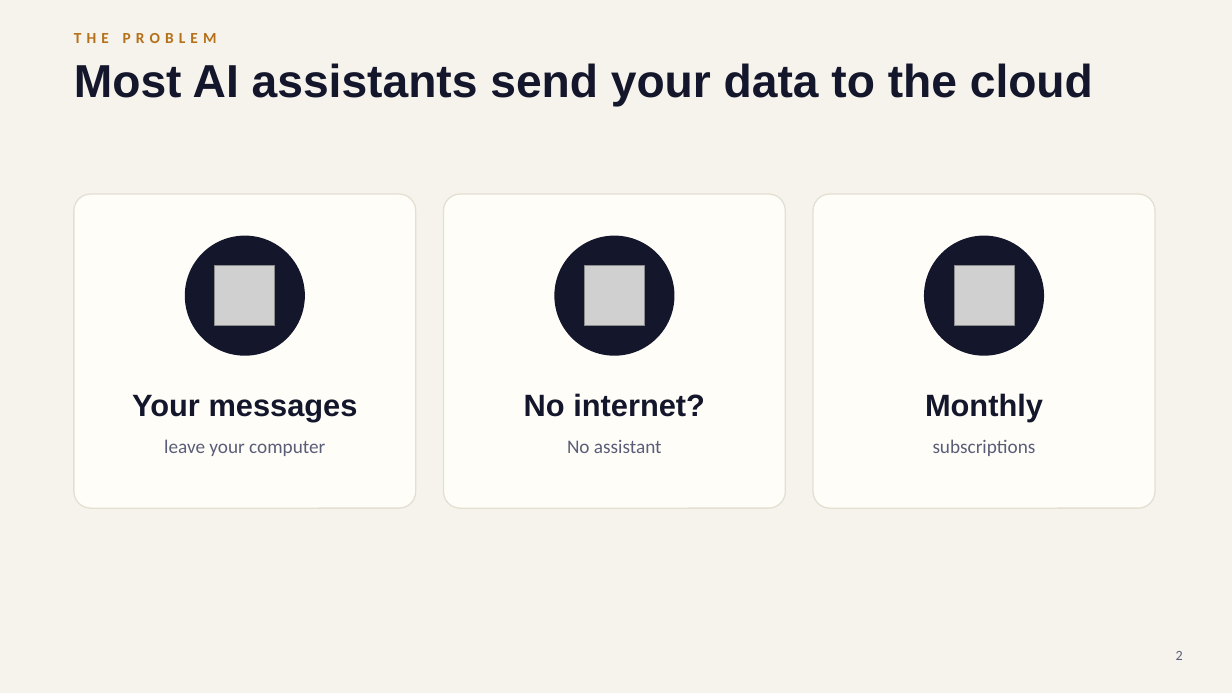
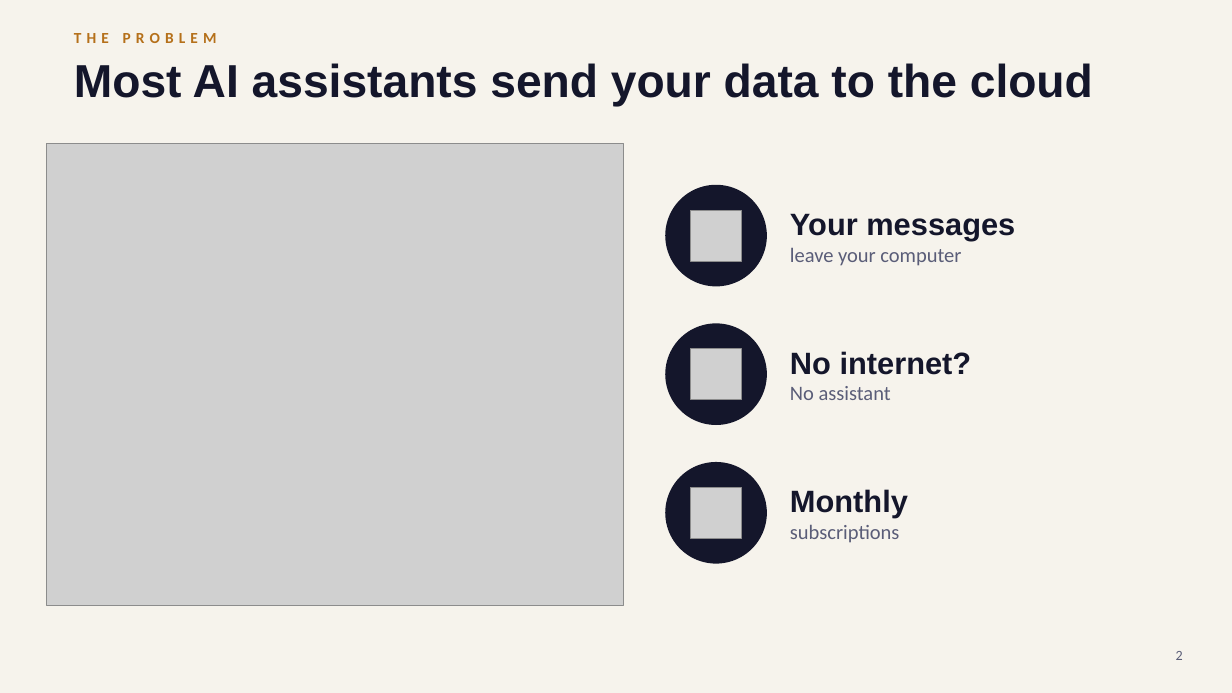
Before and after one commit to surnova2703/lumelle, a slide deck: slide 2 of docs/Lumo_AI_presentation_EN.pptx. Drawn at 1232x693 pixels with LibreOffice and Linux fonts; fonts in the diff are those of the drawing; grey boxes stand for pictures. Boxes give left, top, right and bottom in pixels: in the first picture for what was removed or moved away, otherwise in the second. Text is boxed around its words. In the diff, an @@ line names an element or a change of style, - is before the commit and + after.

Commit message:
Slides mode: presentations as .pptx; illustrations in all decks; minimal-text technical decks

```diff
--- a/docs/Lumo_AI_presentation_EN.pptx
+++ b/docs/Lumo_AI_presentation_EN.pptx
@@ picture added at [46,143,624,605] @@
@@ rounded rectangle removed at [74,194,416,508] @@
@@ rounded rectangle removed at [444,194,786,508] @@
@@ ellipse: place and size @@
-ellipse at [185,236,305,356]
+ellipse at [665,185,767,287]
@@ text "Your messages": place and size @@
-text "Your messages" at [132,394,358,422]
+text "Your messages" at [790,213,1015,266]
@@ rounded rectangle removed at [813,194,1155,508] @@
@@ picture: place and size @@
-picture at [215,266,275,326]
+picture at [690,210,741,261]
@@ text at [790,213,1015,241]: alignment centre to left @@
@@ text at [790,248,961,266]: paragraph added @@
+leave your computer
@@ ellipse: place and size @@
-ellipse at [555,236,675,356]
+ellipse at [665,323,767,425]
@@ text "No internet?": place and size @@
-text "No internet?" at [524,393,705,417]
+text "No internet?" at [790,351,972,400]
@@ picture: place and size @@
-picture at [585,266,645,326]
+picture at [690,348,741,399]
@@ text at [790,351,972,375]: alignment centre to left @@
@@ text at [790,386,891,400]: paragraph added @@
+No assistant
@@ text removed at [925,393,1043,422] @@
-Monthly
@@ text removed at [164,439,325,456] @@
-leave your computer
@@ text removed at [567,440,662,453] @@
-No assistant
@@ ellipse: place and size @@
-ellipse at [924,236,1044,356]
+ellipse at [665,462,767,564]
@@ text "Monthly": place and size @@
-text "Monthly" at [933,439,1036,456]
+text "Monthly" at [790,489,908,543]
@@ text "Monthly" at [790,489,908,543]: vertical alignment top to middle @@
@@ picture: place and size @@
-picture at [954,266,1014,326]
+picture at [690,488,741,539]
@@ text at [790,489,908,518]: paragraph added @@
+Monthly
@@ text at [790,525,900,543]: size 15 to 16 pt in "subscriptions"; alignment centre to left @@
```
Also in this commit, not shown: 3 other slides changed, 26 other files.
